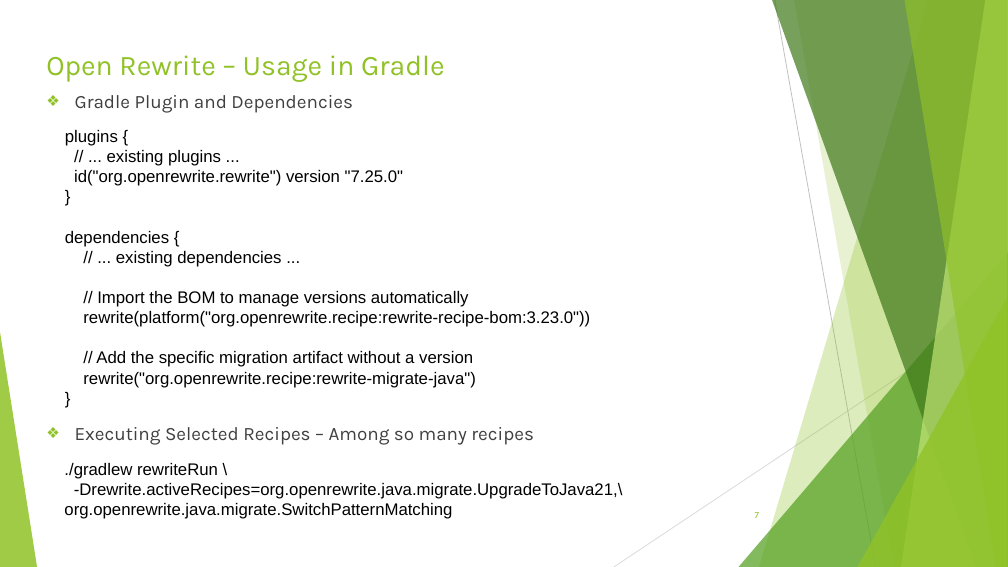
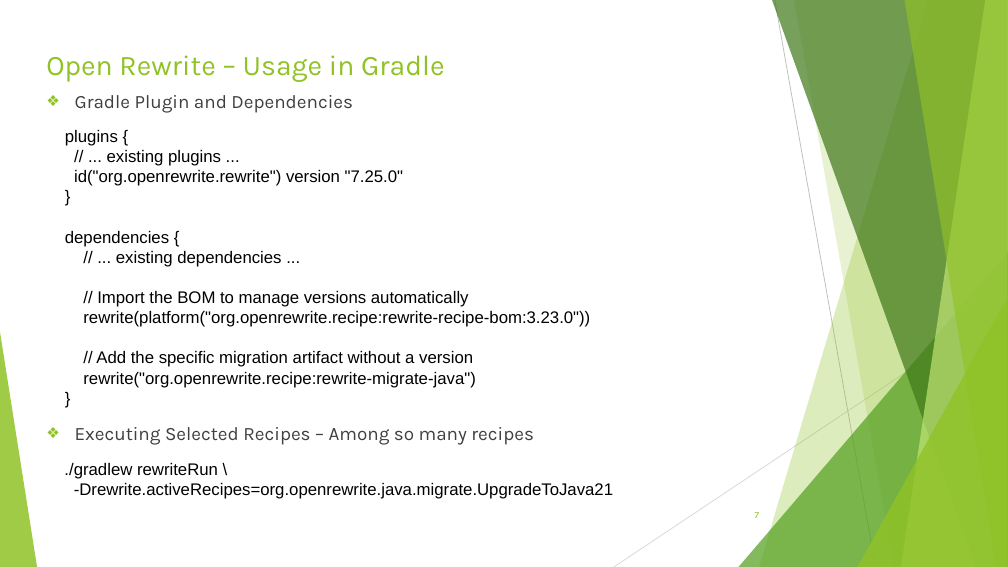
Before and after one commit to sri-chalam/ai-tech-notes, a slide deck: slide 7 of articles/ai-assisted-java-upgrade/AI-Assisted-Java-Upgrade-Presentation.pptx. Drawn at 1008x567 pixels with LibreOffice and Linux fonts; fonts in the diff are those of the drawing. Boxes give left, top, right and bottom in pixels: in the first picture for what was removed or moved away, otherwise in the second. Text is boxed around its words. In the diff, an @@ line names an element or a change of style, - is before the commit and + after.

```diff
--- a/articles/ai-assisted-java-upgrade/AI-Assisted-Java-Upgrade-Presentation.pptx
+++ b/articles/ai-assisted-java-upgrade/AI-Assisted-Java-Upgrade-Presentation.pptx
@@ text at box(74, 483, 613, 499): text changed @@
--Drewrite.activeRecipes=org.openrewrite.java.migrate.UpgradeToJava21,\
-org.openrewrite.java.migrate.SwitchPatternMatching
+-Drewrite.activeRecipes=org.openrewrite.java.migrate.UpgradeToJava21
```
Also in this commit, not shown: 12 other slides changed, 1 slide added.
